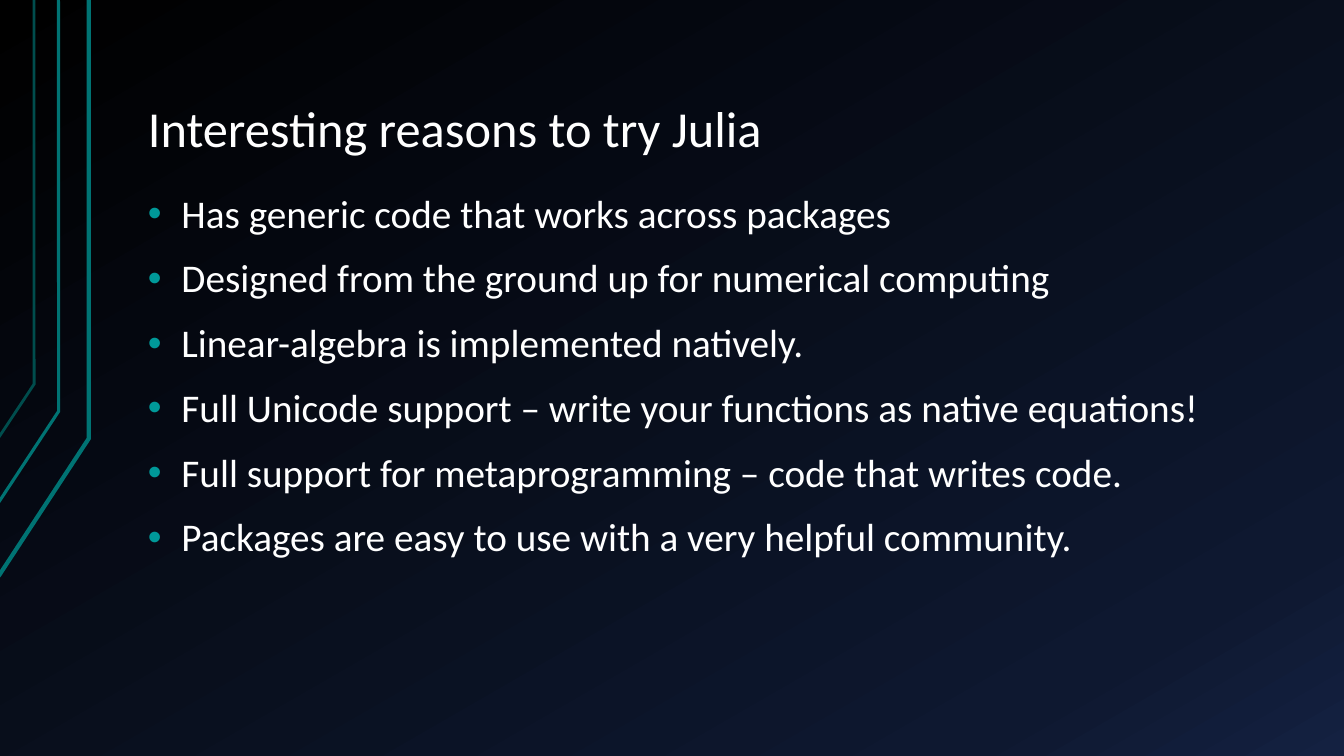
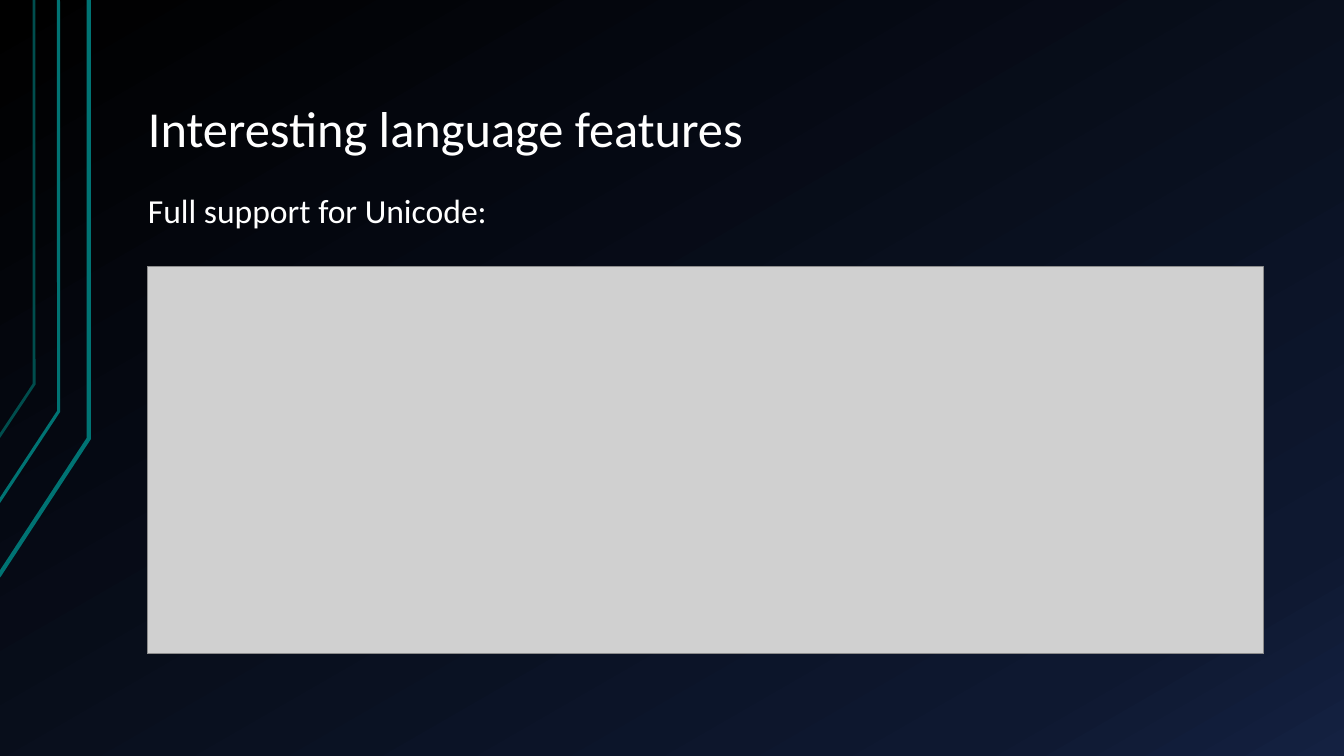
Before and after one commit to JamieMair/intro-to-julia-talk, a slide deck: slide 10 of Introduction to Julia.pptx (slide 11 before the commit). Drawn at 1344x756 pixels with LibreOffice and Linux fonts; fonts in the diff are those of the drawing; grey boxes stand for pictures. Boxes give left, top, right and bottom in pixels: in the first picture for what was removed or moved away, otherwise in the second. Text is boxed around its words. In the diff, an @@ line names an element or a change of style, - is before the commit and + after.

```diff
--- a/Introduction to Julia.pptx
+++ b/Introduction to Julia.pptx
@@ title at (148,112,743,156): text changed @@
-Interesting reasons to try Julia
+Interesting language features
@@ text at (148,199,487,229): text changed; size 28 to 24 pt @@
-• Has generic code that works across packages
-• Designed from the ground up for numerical computing
-• Linear-algebra is implemented natively.
-• Full Unicode support – write your functions as native equations!
-• Full support for metaprogramming – code that writes code.
-• Packages are easy to use with a very helpful community.
+Full support for Unicode:
@@ picture added at (147,267,1263,654) @@
```
Also in this commit, not shown: 5 other slides changed, 4 slides added, 2 slides removed.
